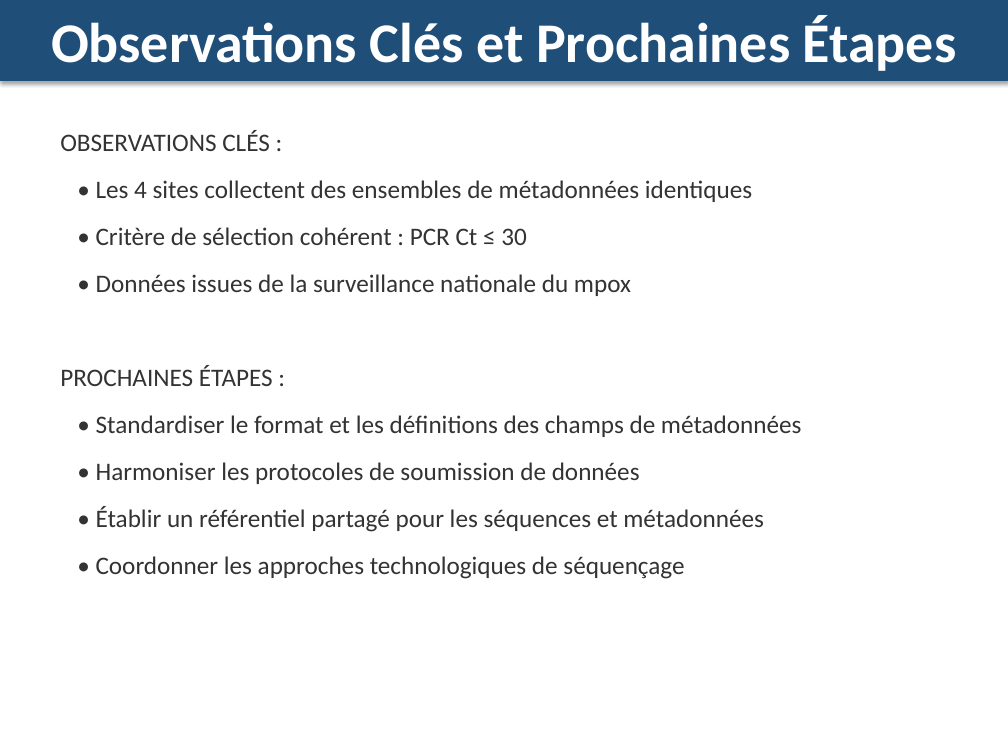
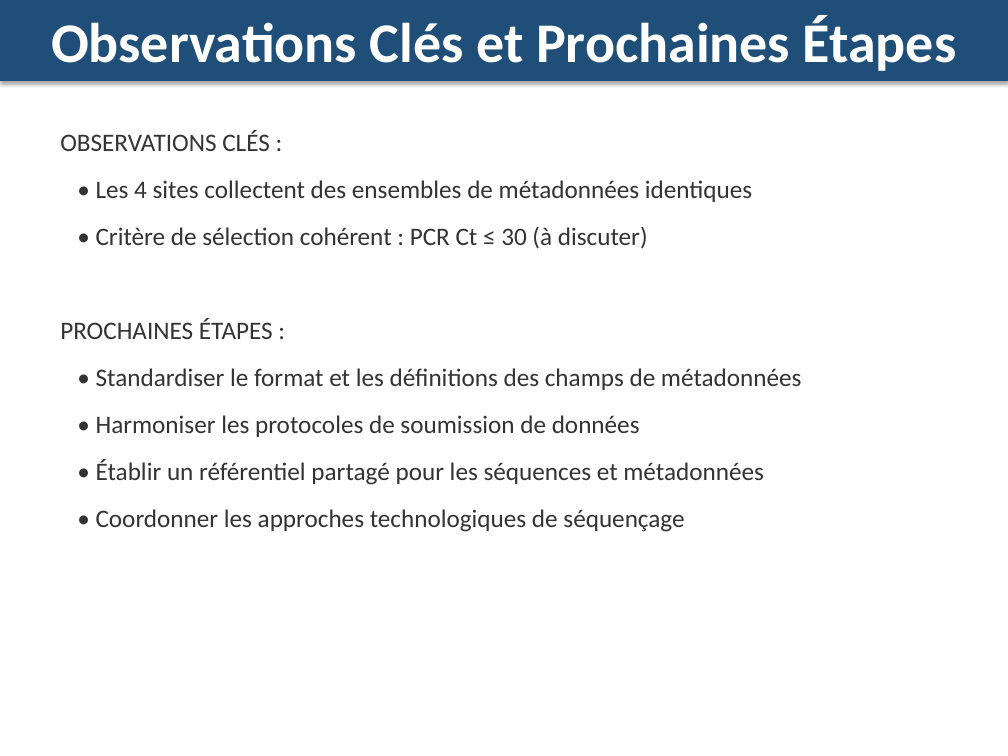
Before and after one commit to sebastianduchene/vaxpox-wp3, a slide deck: slide 2 of VAXPOX_WP3_Metadata_FR.pptx (slide 3 before the commit). Drawn at 1008x756 pixels with LibreOffice and Linux fonts; fonts in the diff are those of the drawing. Boxes give left, top, right and bottom in pixels: in the first picture for what was removed or moved away, otherwise in the second. Text is boxed around its words. In the diff, an @@ line names an element or a change of style, - is before the commit and + after.

```diff
--- a/VAXPOX_WP3_Metadata_FR.pptx
+++ b/VAXPOX_WP3_Metadata_FR.pptx
@@ text at box(96, 226, 648, 249): text changed @@
-• Critère de sélection cohérent : PCR Ct ≤ 30
-• Données issues de la surveillance nationale du mpox
+• Critère de sélection cohérent : PCR Ct ≤ 30 (à discuter)
```
Also in this commit, not shown: 1 other slide changed, 1 slide added, 1 slide removed, 5 other files.
